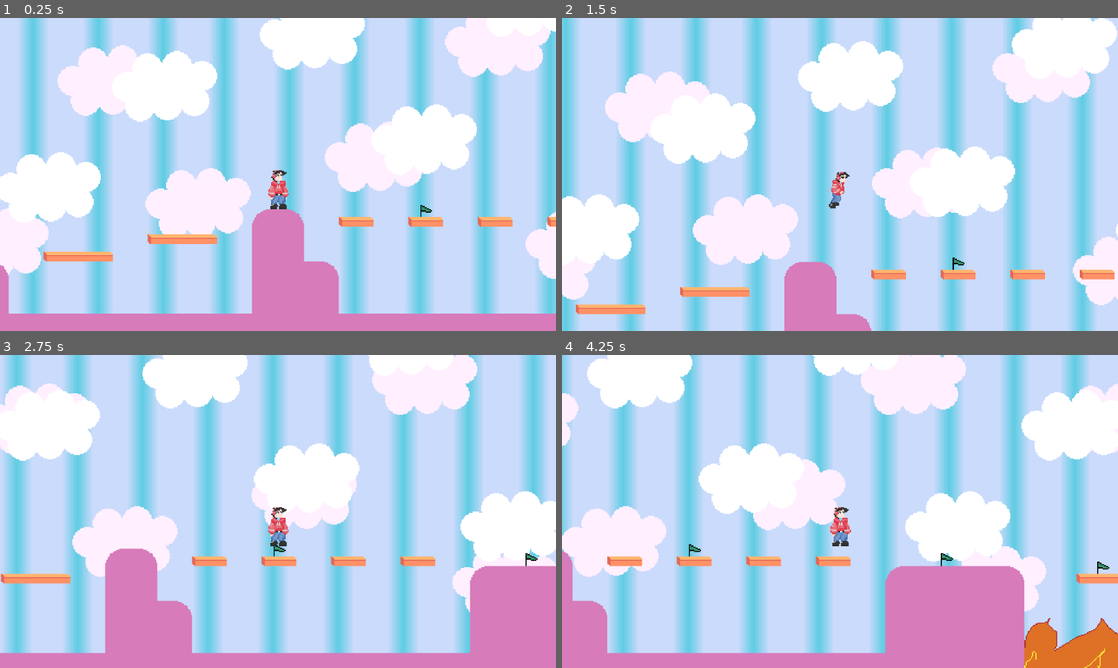
Above: before the commit, frames 1-4 (two rows, left to right).
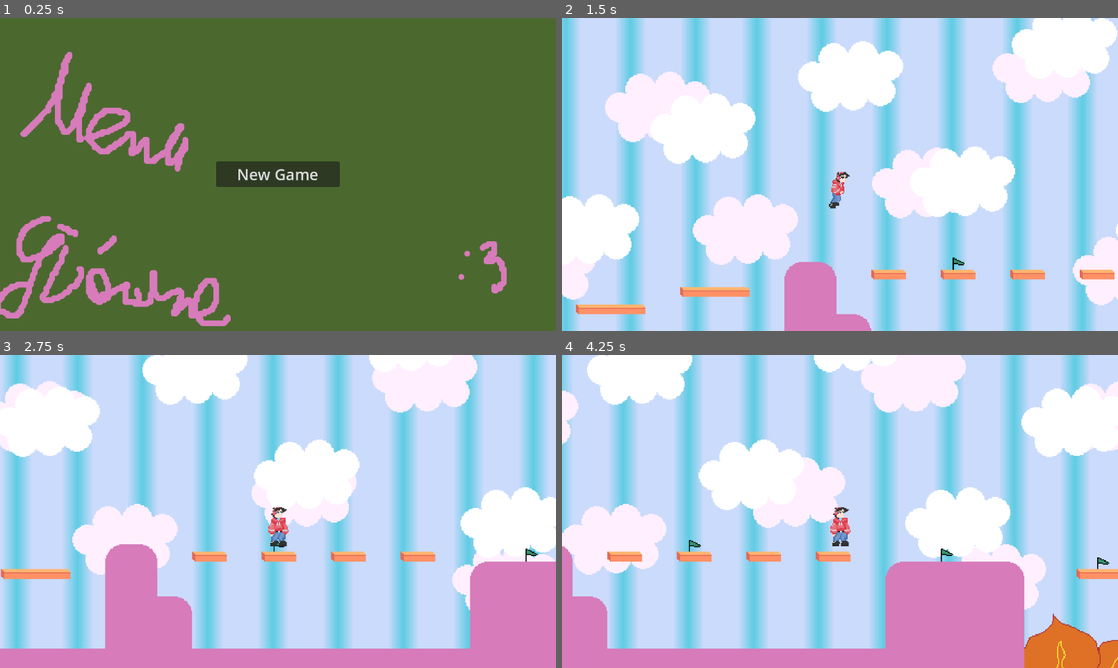
Above: after the commit, the same moments.

Repository: m-suj/Calico-Godot-Game-Project
Game: Godot game, scene res://scenes/main_menu.tscn
Same seed, same stepped clock (60 frames per second), same inputs: the game is played once before the commit and once after it. Before the commit the project starts from res://scenes/level-test-2D/level_test.tscn.
Inputs (mouse positions are in pixels of both pictures, inside the frame that each line leads up to):
- Up to frame 1 (0.25 s): no input
- Up to frame 2 (1.5 s): click (840, 174) at 0.5 s, where only the run after the commit has a clickable "New Game"; tap Enter at 1.25 s; hold D (move_right) from 1.28 s (still down); hold Space (jump) from 1.28 s (still down)
- Up to frame 3 (2.75 s): release D (move_right) at 2.03 s; release Space (jump) at 2.03 s; hold S (move_down) from 2.03 s (still down); tap E (interact) at 2.1 s; tap Space (jump) at 2.27, 2.3, 2.57 s
- Up to frame 4 (4.25 s): release S (move_down) at 2.78 s; hold D (move_right) 2.78-3.53 s; hold Space (jump) 2.78-3.53 s; hold W (move_up) from 3.53 s (still down); tap E (interact) at 3.6 s; tap Space (jump) at 3.77, 3.8, 4.07 s

The runs differ from the first frame. In frame 1, 100% of the frame differs, in the area x 0-100%, y 0-100%; in frame 2, nothing differs; in frame 3, 5.2%; in frame 4, 6.1%.

Commit message:
Added basic main menu functionality

Diff:
--- a/project.godot
+++ b/project.godot
@@ -11,7 +11,7 @@
 [application]
 
 config/name="Amongomia"
-run/main_scene="res://scenes/level-test-2D/level_test.tscn"
+run/main_scene="res://scenes/main_menu.tscn"
 config/features=PackedStringArray("4.3", "Forward Plus")
 config/icon="res://icon.svg"
 
--- a/scenes/level-test-2D/level_test.tscn
+++ b/scenes/level-test-2D/level_test.tscn
@@ -88,11 +88,11 @@
 
 [node name="Player" parent="." instance=ExtResource("1_xo5mk")]
 z_index = 2
-position = Vector2(696, 432)
+position = Vector2(696, 448)
 
 [node name="Camera2D" type="Camera2D" parent="Player"]
 offset = Vector2(0, -32)
 zoom = Vector2(2.25, 2.25)
-position_smoothing_speed = 3.0
+limit_bottom = 672
 
 [connection signal="transition_finished" from="Level Manager/Transition Screen" to="Level Manager" method="_on_transition_finished"]
--- a/scenes/level-test-2D/player.tscn
+++ b/scenes/level-test-2D/player.tscn
@@ -109,4 +109,4 @@
 texture_filter = 1
 position = Vector2(0, -18)
 sprite_frames = SubResource("SpriteFrames_6qt8s")
-animation = &"idle"
+animation = &"running"
--- a/scenes/level-test-2D/transition_screen.tscn
+++ b/scenes/level-test-2D/transition_screen.tscn
@@ -1,6 +1,21 @@
 [gd_scene load_steps=6 format=3 uid="uid://boonyp0f2b7qx"]
 
 [ext_resource type="Script" path="res://scripts/level-test-2D/transition_screen.gd" id="1_smm65"]
+
+[sub_resource type="Animation" id="Animation_jle53"]
+length = 0.001
+tracks/0/type = "value"
+tracks/0/imported = false
+tracks/0/enabled = true
+tracks/0/path = NodePath("ColorRect:modulate")
+tracks/0/interp = 1
+tracks/0/loop_wrap = true
+tracks/0/keys = {
+"times": PackedFloat32Array(0),
+"transitions": PackedFloat32Array(1),
+"update": 0,
+"values": [Color(1, 1, 1, 0)]
+}
 
 [sub_resource type="Animation" id="Animation_lqycd"]
 resource_name = "fade_in"
@@ -34,21 +49,6 @@
 "values": [Color(1, 1, 1, 0), Color(1, 1, 1, 1)]
 }
 
-[sub_resource type="Animation" id="Animation_jle53"]
-length = 0.001
-tracks/0/type = "value"
-tracks/0/imported = false
-tracks/0/enabled = true
-tracks/0/path = NodePath("ColorRect:modulate")
-tracks/0/interp = 1
-tracks/0/loop_wrap = true
-tracks/0/keys = {
-"times": PackedFloat32Array(0),
-"transitions": PackedFloat32Array(1),
-"update": 0,
-"values": [Color(1, 1, 1, 0)]
-}
-
 [sub_resource type="AnimationLibrary" id="AnimationLibrary_wb1m3"]
 _data = {
 "RESET": SubResource("Animation_jle53"),
--- /dev/null
+++ b/scenes/main_menu.gd
@@ -0,0 +1,15 @@
+extends Control
+
+
+# Called when the node enters the scene tree for the first time.
+func _ready() -> void:
+	pass # Replace with function body.
+
+
+# Called every frame. 'delta' is the elapsed time since the previous frame.
+func _process(delta: float) -> void:
+	pass
+
+
+func _on_new_game_button_pressed() -> void:
+	get_tree().change_scene_to_file("res://scenes/level-test-2D/level_test.tscn")
--- /dev/null
+++ b/scenes/main_menu.tscn
@@ -0,0 +1,48 @@
+[gd_scene load_steps=4 format=3 uid="uid://b5uae0fh8vhy7"]
+
+[ext_resource type="Script" path="res://scenes/main_menu.gd" id="1_yw527"]
+[ext_resource type="Texture2D" uid="uid://d4ma2ij2m262b" path="res://assets/main_menu_bg.png" id="2_jppsw"]
+
+[sub_resource type="Theme" id="Theme_hjwso"]
+
+[node name="MainMenu" type="Control"]
+layout_mode = 3
+anchors_preset = 8
+anchor_left = 0.5
+anchor_top = 0.5
+anchor_right = 0.5
+anchor_bottom = 0.5
+offset_left = -576.0
+offset_top = -324.0
+offset_right = 576.0
+offset_bottom = 324.0
+grow_horizontal = 2
+grow_vertical = 2
+script = ExtResource("1_yw527")
+
+[node name="MainMenuBg" type="Sprite2D" parent="."]
+position = Vector2(576, 324)
+texture = ExtResource("2_jppsw")
+
+[node name="VBoxContainer" type="VBoxContainer" parent="."]
+layout_mode = 1
+anchors_preset = 8
+anchor_left = 0.5
+anchor_top = 0.5
+anchor_right = 0.5
+anchor_bottom = 0.5
+offset_left = -128.0
+offset_top = -132.0
+offset_right = 128.0
+offset_bottom = 132.0
+grow_horizontal = 2
+grow_vertical = 2
+alignment = 1
+
+[node name="NewGameButton" type="Button" parent="VBoxContainer"]
+layout_mode = 2
+theme = SubResource("Theme_hjwso")
+theme_override_font_sizes/font_size = 32
+text = "New Game"
+
+[connection signal="pressed" from="VBoxContainer/NewGameButton" to="." method="_on_new_game_button_pressed"]
--- a/scripts/level-test-2D/player.gd
+++ b/scripts/level-test-2D/player.gd
@@ -6,6 +6,8 @@
 const JUMP_VELOCITY = -350.0
 const BOUNCE_VELOCITY = -200.0
 const GRAVITY = Vector2(0, 980)
+
+var jump_buffer: bool = false
 
 @onready var bounce_raycasts: Node2D = $BounceRaycasts
 @onready var sprite_player: AnimatedSprite2D = $AnimatedSprite2D
@@ -16,11 +18,22 @@
 	if not is_on_floor():
 		velocity += GRAVITY * delta
 		if not Input.is_action_pressed("jump") and velocity.y < 0:
-			velocity += GRAVITY * 3/4 * delta
+			velocity += GRAVITY * delta
 
 	# Handle jump.
-	if Input.is_action_just_pressed("jump") and is_on_floor():
+	if Input.is_action_just_pressed("jump"):
+		if is_on_floor():
+			velocity.y = JUMP_VELOCITY
+		else:
+			jump_buffer = true
+
+	if Input.is_action_just_released("jump"):
+		jump_buffer = false
+
+	if is_on_floor() and jump_buffer:
 		velocity.y = JUMP_VELOCITY
+		jump_buffer = false
+
 
 	# Get the input direction and handle the movement/deceleration.
 	var direction := Input.get_axis("move_left", "move_right")
Binary file added: assets/main_menu_bg.png
Not shown, added: assets/main_menu_bg.png.import
